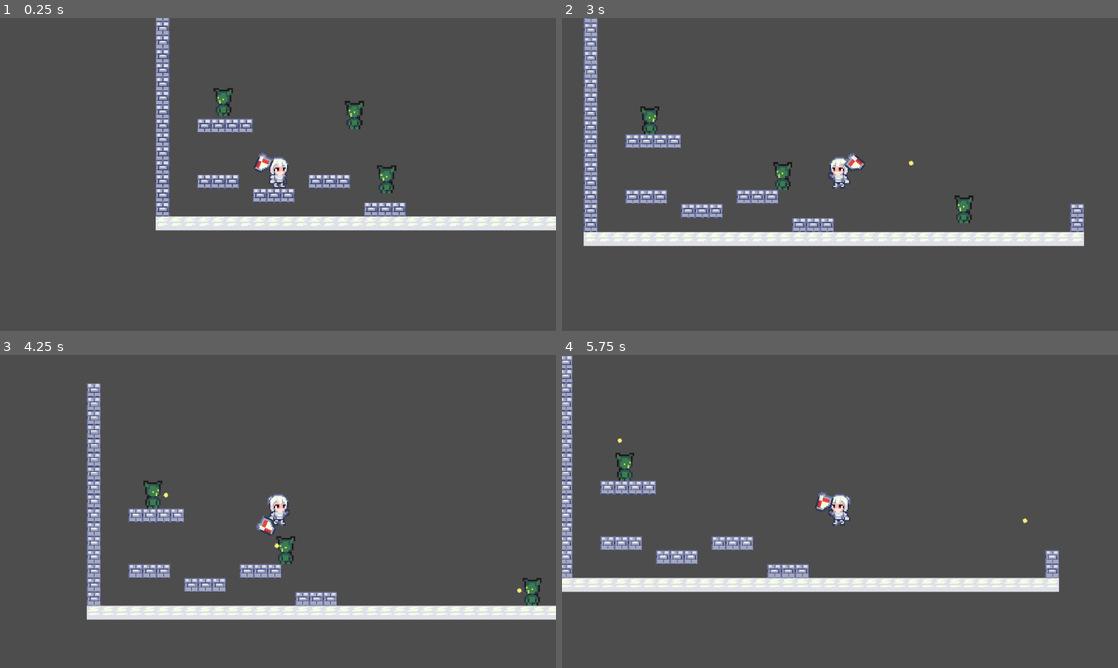
Above: before the commit, frames 1-4 (two rows, left to right).
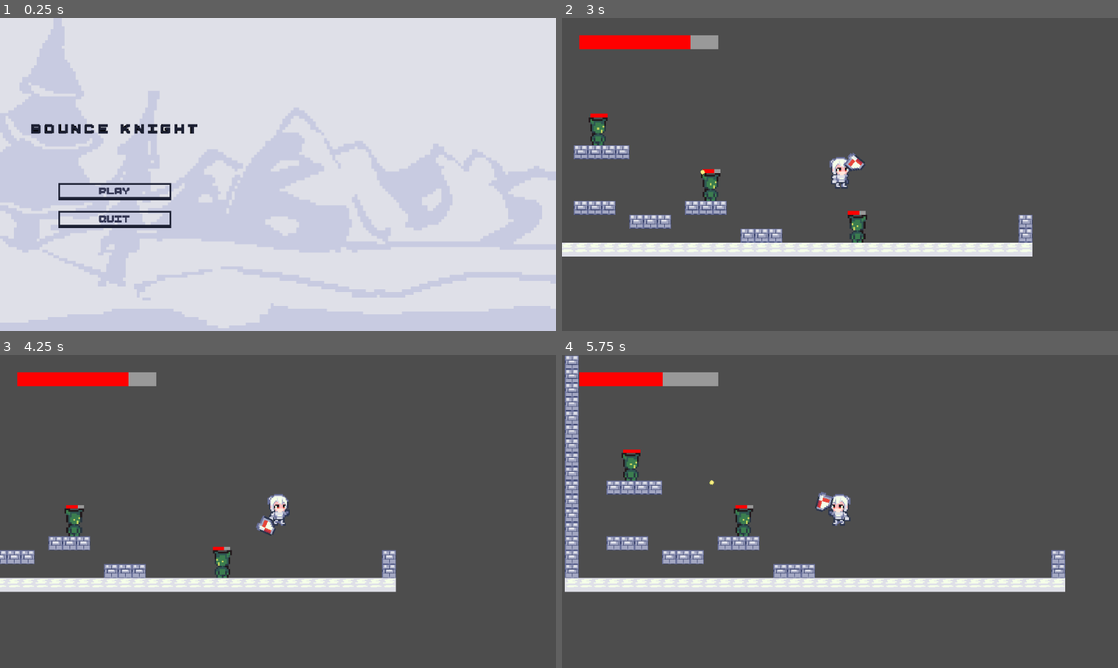
Above: after the commit, the same moments.

Repository: Cyberdemon-bot/Bounce-Knight
Game: Godot game, scene res://scenes/start_screen_classic.tscn
The game is run twice, just before and just after one commit, with the same random seed, the same clock (stepped at 60 frames per second) and the same inputs. Before the commit the project starts from res://main.tscn.
Inputs (mouse positions are in pixels of both pictures, inside the frame that each line leads up to):
- Up to frame 1 (0.25 s): no input
- Up to frame 2 (3 s): click (678, 193) at 0.5 s, where only the run after the commit has a clickable "PLAY"; tap Enter at 1.25 s; move the mouse to (962, 158) at 1.27 s; hold D (move_right) 1.28-2.78 s; tap Q at 1.35, 2.85 s; tap Space (jump) at 1.52, 2.27 s; move the mouse to (728, 190) at 2.02 s; tap E at 2.1 s; move the mouse to (895, 105) at 2.77 s; hold A (move_left) from 2.78 s (still down)
- Up to frame 3 (4.25 s): move the mouse to (250, 574) at 3.52 s; release A (move_left) at 3.53 s; hold D (move_right) from 3.53 s (still down); tap E at 3.6 s; tap Space (jump) at 3.77 s
- Up to frame 4 (5.75 s): move the mouse to (1006, 558) at 4.27 s; tap Q at 4.35 s; tap Space (jump) at 4.52, 5.27 s; move the mouse to (673, 464) at 5.02 s; release D (move_right) at 5.03 s; hold A (move_left) from 5.03 s (still down); tap E at 5.1 s

The runs differ from the first frame. In frame 1, 97% of the frame differs, in the area x 0-100%, y 0-100%; in frame 2, 14%; in frame 3, 14%; in frame 4, 5.7%.

Commit message:
add start screen and health bar

Diff:
--- a/project.godot
+++ b/project.godot
@@ -11,7 +11,7 @@
 [application]
 
 config/name="BounceKnight"
-run/main_scene="uid://b2oqga0pdkng1"
+run/main_scene="uid://dts7my5v3wk0o"
 config/features=PackedStringArray("4.7", "Forward Plus")
 config/icon="res://icon.svg"
 
--- a/scenes/enemy.tscn
+++ b/scenes/enemy.tscn
@@ -64,6 +64,11 @@
 &"idle": SubResource("Animation_c4w8v")
 }
 
+[sub_resource type="StyleBoxFlat" id="StyleBoxFlat_ghfay"]
+
+[sub_resource type="StyleBoxFlat" id="StyleBoxFlat_y3m2c"]
+bg_color = Color(1, 0, 0, 1)
+
 [node name="Enemy" type="CharacterBody2D" unique_id=1128199409]
 collision_layer = 4
 script = ExtResource("1_md0e3")
@@ -89,3 +94,15 @@
 
 [node name="Muzzle" type="Marker2D" parent="." unique_id=456162478]
 position = Vector2(-9, 0)
+
+[node name="HealthBar" type="ProgressBar" parent="." unique_id=2121602326]
+offset_left = -10.0
+offset_top = -20.0
+offset_right = 10.0
+offset_bottom = -16.0
+theme_override_styles/background = SubResource("StyleBoxFlat_ghfay")
+theme_override_styles/fill = SubResource("StyleBoxFlat_y3m2c")
+max_value = 3.0
+step = 1.0
+value = 3.0
+show_percentage = false
--- a/scenes/player.tscn
+++ b/scenes/player.tscn
@@ -85,6 +85,11 @@
 &"run": SubResource("Animation_qlg0r")
 }
 
+[sub_resource type="StyleBoxFlat" id="StyleBoxFlat_ghfay"]
+
+[sub_resource type="StyleBoxFlat" id="StyleBoxFlat_y3m2c"]
+bg_color = Color(1, 0, 0, 1)
+
 [node name="Player" type="CharacterBody2D" unique_id=1816567509]
 collision_layer = 2
 script = ExtResource("1_g2els")
@@ -125,3 +130,17 @@
 
 [node name="AnimationPlayer" type="AnimationPlayer" parent="." unique_id=2031250827]
 libraries/ = SubResource("AnimationLibrary_tuyoq")
+
+[node name="HUD" type="CanvasLayer" parent="." unique_id=1286929803]
+
+[node name="HealthBar" type="ProgressBar" parent="HUD" unique_id=1661599469]
+offset_left = 20.0
+offset_top = 20.0
+offset_right = 180.0
+offset_bottom = 36.0
+theme_override_styles/background = SubResource("StyleBoxFlat_ghfay")
+theme_override_styles/fill = SubResource("StyleBoxFlat_y3m2c")
+max_value = 5.0
+step = 1.0
+value = 5.0
+show_percentage = false
--- /dev/null
+++ b/scenes/start_screen_classic.tscn
@@ -0,0 +1,104 @@
+[gd_scene format=3 uid="uid://dts7my5v3wk0o"]
+
+[ext_resource type="Script" uid="uid://bcitj66kmm4s7" path="res://scripts/start_screen.gd" id="1_bvda4"]
+[ext_resource type="FontFile" uid="uid://b51fxejl3mefp" path="res://assets/assets_ui_font_pixel.ttf" id="1_h0ljh"]
+[ext_resource type="Texture2D" uid="uid://bwdga2wiyck51" path="res://assets/assets_ui_bg_titlescreen.png" id="2_jl31a"]
+
+[sub_resource type="Theme" id="Theme_nejm3"]
+default_font = ExtResource("1_h0ljh")
+
+[sub_resource type="FontVariation" id="FontVariation_n6b5g"]
+base_font = ExtResource("1_h0ljh")
+spacing_glyph = 3
+
+[sub_resource type="StyleBoxFlat" id="StyleBoxFlat_h0ljh"]
+bg_color = Color(0.6, 0.6, 0.6, 0)
+border_width_left = 2
+border_width_top = 2
+border_width_right = 2
+border_width_bottom = 4
+border_color = Color(0.10980392, 0.1254902, 0.2, 1)
+
+[node name="StartScreenClassic" type="Control" unique_id=991237522]
+layout_mode = 3
+anchors_preset = 15
+anchor_right = 1.0
+anchor_bottom = 1.0
+grow_horizontal = 2
+grow_vertical = 2
+theme = SubResource("Theme_nejm3")
+script = ExtResource("1_bvda4")
+main_game_scene = "uid://b2oqga0pdkng1"
+metadata/_edit_use_anchors_ = true
+
+[node name="Background" type="TextureRect" parent="." unique_id=2064351016]
+layout_mode = 1
+anchors_preset = 15
+anchor_right = 1.0
+anchor_bottom = 1.0
+grow_horizontal = 2
+grow_vertical = 2
+texture = ExtResource("2_jl31a")
+expand_mode = 1
+stretch_mode = 6
+metadata/_edit_use_anchors_ = true
+
+[node name="MarginContainer" type="MarginContainer" parent="." unique_id=1320161693]
+layout_mode = 1
+anchors_preset = 15
+anchor_right = 1.0
+anchor_bottom = 1.0
+grow_horizontal = 2
+grow_vertical = 2
+theme_override_constants/margin_left = 36
+metadata/_edit_use_anchors_ = true
+
+[node name="VBoxContainer" type="VBoxContainer" parent="MarginContainer" unique_id=1047534423]
+layout_mode = 2
+size_flags_horizontal = 0
+size_flags_vertical = 4
+theme_override_constants/separation = 28
+
+[node name="GameTitle" type="Label" parent="MarginContainer/VBoxContainer" unique_id=838654962]
+layout_mode = 2
+theme_override_colors/font_color = Color(0.10980392, 0.1254902, 0.2, 1)
+theme_override_constants/shadow_offset_x = 2
+theme_override_constants/shadow_offset_y = 2
+theme_override_constants/outline_size = 1
+theme_override_constants/shadow_outline_size = 4
+theme_override_fonts/font = SubResource("FontVariation_n6b5g")
+theme_override_font_sizes/font_size = 22
+text = "BOUNCE KNIGHT
+"
+
+[node name="ButtonList" type="VBoxContainer" parent="MarginContainer/VBoxContainer" unique_id=755015309]
+custom_minimum_size = Vector2(130, 0)
+layout_mode = 2
+size_flags_horizontal = 4
+theme_override_constants/separation = 12
+
+[node name="PlayButton" type="Button" parent="MarginContainer/VBoxContainer/ButtonList" unique_id=1881226440]
+unique_name_in_owner = true
+layout_mode = 2
+theme_override_colors/font_color = Color(0.21176471, 0.22352941, 0.3372549, 1)
+theme_override_colors/font_focus_color = Color(0.21176471, 0.22352941, 0.3372549, 1)
+theme_override_colors/font_hover_color = Color(0.21176471, 0.22352941, 0.3372549, 1)
+theme_override_styles/normal = SubResource("StyleBoxFlat_h0ljh")
+theme_override_styles/pressed = SubResource("StyleBoxFlat_h0ljh")
+theme_override_styles/hover = SubResource("StyleBoxFlat_h0ljh")
+theme_override_styles/focus = SubResource("StyleBoxFlat_h0ljh")
+text = "PLAY
+"
+
+[node name="QuitButton" type="Button" parent="MarginContainer/VBoxContainer/ButtonList" unique_id=906159215]
+unique_name_in_owner = true
+layout_mode = 2
+theme_override_colors/font_color = Color(0.21176471, 0.22352941, 0.3372549, 1)
+theme_override_colors/font_focus_color = Color(0.21176471, 0.22352941, 0.3372549, 1)
+theme_override_colors/font_hover_color = Color(0.21176471, 0.22352941, 0.3372549, 1)
+theme_override_styles/normal = SubResource("StyleBoxFlat_h0ljh")
+theme_override_styles/pressed = SubResource("StyleBoxFlat_h0ljh")
+theme_override_styles/hover = SubResource("StyleBoxFlat_h0ljh")
+theme_override_styles/focus = SubResource("StyleBoxFlat_h0ljh")
+text = "QUIT
+"
--- /dev/null
+++ b/scenes/start_screen_diorama.tscn
@@ -0,0 +1,3 @@
+[gd_scene format=3 uid="uid://em54tvr6pvpw"]
+
+[node name="Node2D" type="Node2D" unique_id=141277106]
--- /dev/null
+++ b/scenes/start_screen_split.tscn
@@ -0,0 +1,3 @@
+[gd_scene format=3 uid="uid://cyl2pqxrvkpr1"]
+
+[node name="Node2D" type="Node2D" unique_id=544420188]
--- a/scripts/enemy.gd
+++ b/scripts/enemy.gd
@@ -14,6 +14,7 @@
 @onready var anim_player: AnimationPlayer = $AnimationPlayer
 @onready var sprite: Sprite2D = $Sprite2D
 @onready var muzzle: Marker2D = $Muzzle
+@onready var health_bar: ProgressBar = $HealthBar
 
 var hp: int
 var hit_cooldown: float = 0.0
@@ -25,6 +26,8 @@
 	hp = max_hp
 	attack_timer = attack_interval
 	default_muzzle_x = abs(muzzle.position.x)
+	health_bar.max_value = max_hp
+	health_bar.value = hp
 	if anim_player.has_animation("idle"):
 		anim_player.play("idle")
 
@@ -120,6 +123,7 @@
 func take_damage(amount: int) -> void:
 	hp -= amount
 	modulate = Color(1.0, 0.3, 0.3)
+	health_bar.value = hp
 	get_tree().create_timer(0.1).timeout.connect(func(): if is_instance_valid(self): modulate = Color.WHITE)
 
 	if hp <= 0:
--- a/scripts/player.gd
+++ b/scripts/player.gd
@@ -15,6 +15,7 @@
 @onready var shield_area: Area2D = $ShieldPivot/Area2D
 @onready var push_area: Area2D = $PushArea
 @onready var anim_player: AnimationPlayer = $AnimationPlayer
+@onready var health_bar: ProgressBar = $HUD/HealthBar
 
 var is_bouncing: bool = false
 var dash_timer: float = 0.0
@@ -27,6 +28,8 @@
 
 func _ready() -> void:
 	hp = max_hp
+	health_bar.max_value = max_hp
+	health_bar.value = hp
 	shield_area.area_entered.connect(_on_shield_area_entered)
 
 func _on_shield_area_entered(area: Area2D) -> void:
@@ -40,6 +43,7 @@
 		return
 
 	hp -= amount
+	health_bar.value = hp
 	invuln_timer = 0.8
 
 	modulate = Color(1.0, 0.3, 0.3)
--- /dev/null
+++ b/scripts/start_screen.gd
@@ -0,0 +1,38 @@
+extends Control
+
+@export_file("*.tscn") var main_game_scene: String
+
+@onready var play_button: Button = %PlayButton
+@onready var quit_button: Button = %QuitButton
+
+func _ready() -> void:
+	if play_button:
+		play_button.grab_focus()
+		play_button.pressed.connect(_on_play_pressed)
+		_setup_button_bounce(play_button)
+
+	if quit_button:
+		quit_button.pressed.connect(_on_quit_pressed)
+		_setup_button_bounce(quit_button)
+	if OS.has_feature("web") and quit_button:
+		quit_button.hide()
+
+func _on_play_pressed() -> void:
+	if main_game_scene != "":
+		get_tree().change_scene_to_file(main_game_scene)
+	else:
+		push_warning("Chưa gắn file scene màn chơi vào biến Main Game Scene!")
+
+func _on_quit_pressed() -> void:
+	get_tree().quit()
+
+func _setup_button_bounce(btn: Button) -> void:
+	btn.pivot_offset = btn.size / 2.0
+	btn.mouse_entered.connect(func():
+		var tween := create_tween()
+		tween.tween_property(btn, "scale", Vector2(1.12, 1.12), 0.1).set_trans(Tween.TRANS_BACK).set_ease(Tween.EASE_OUT)
+	)
+	btn.mouse_exited.connect(func():
+		var tween := create_tween()
+		tween.tween_property(btn, "scale", Vector2(1.0, 1.0), 0.1)
+	)
Binary file added: assets/assets_ui_bg_titlescreen.png
Not shown, added: assets/assets_ui_bg_titlescreen.png.import
Binary file added: assets/assets_ui_font_pixel.ttf
Not shown, added: assets/assets_ui_font_pixel.ttf.import
Renamed: main.tscn -> scenes/main.tscn
Not shown, added: scripts/start_screen.gd.uid
